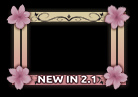
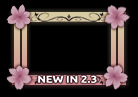
Layer changes from the first 138 × 97 image to the second:
painted on "NEW IN 1.5 make sure to add alpha" over box(37, 74, 98, 85)
